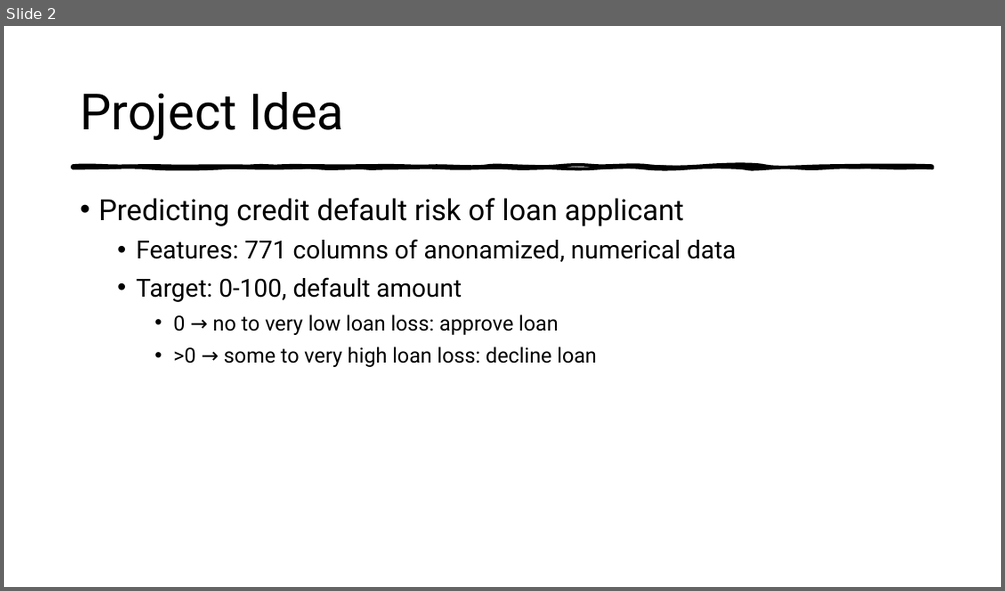
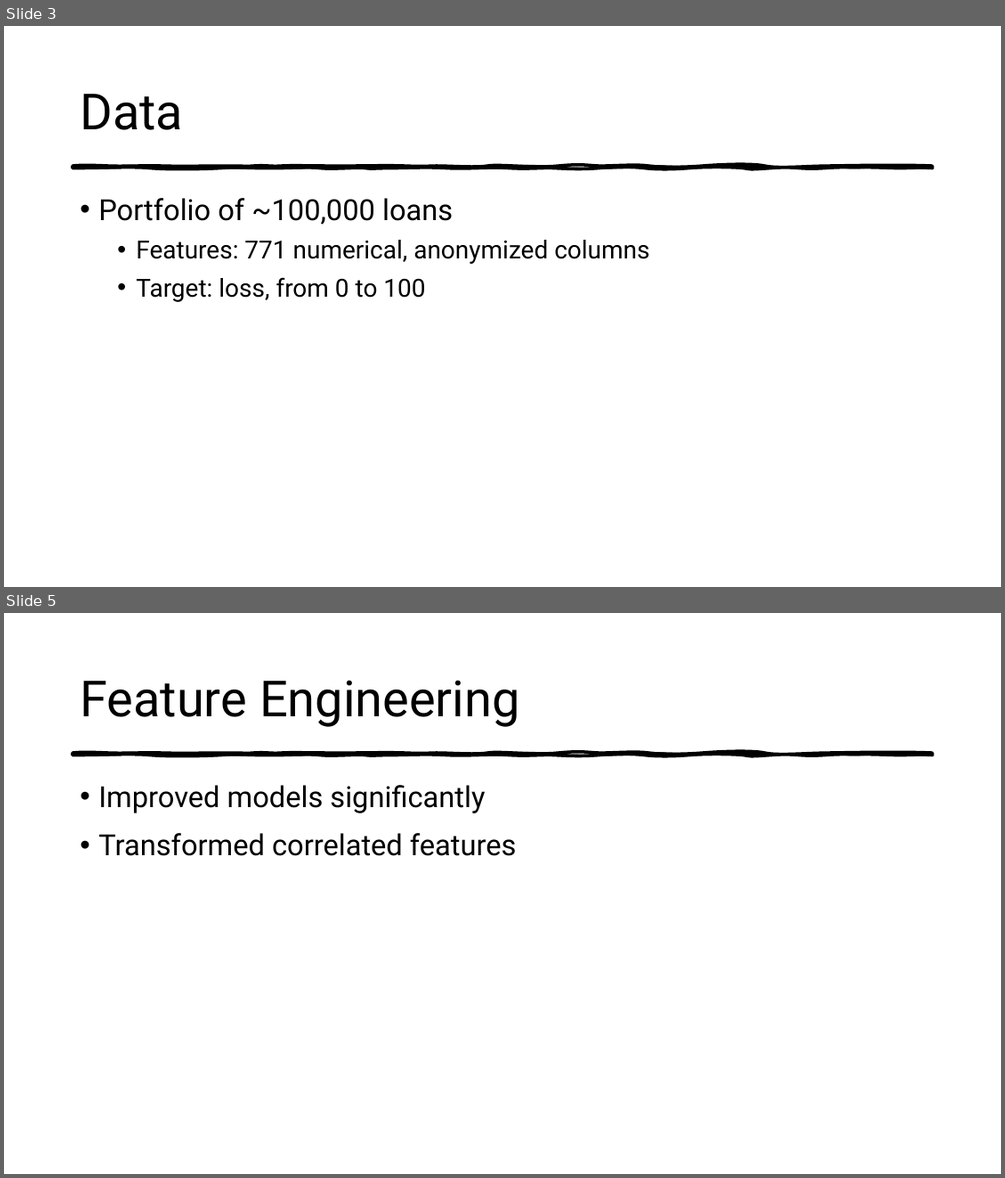
Before and after one commit to mdominguez2010/Loan-Loss, a slide deck: presentation/mvp .pptx. Shown one above the other, each under a label of ours: slide 2 before the commit, slides 3 and 5 after it; the slides between them are not shown. The pictures are 1005x591 and 1005x1178 pixels, drawn with LibreOffice and Linux fonts; fonts in the diff are those of the drawing. Boxes give left, top, right and bottom in pixels: in the first picture for what was removed or moved away, otherwise in the second. Text is boxed around its words. In the diff, an @@ line names an element or a change of style, - is before the commit and + after.

```diff
--- a/presentation/mvp .pptx
+++ b/presentation/mvp .pptx
@@ slide 5 added at bbox=[4, 613, 1001, 1174], background #FFFFFF; not listed: 1 template element that a slide beside it also shows @@
@@ title added at bbox=[80, 680, 520, 727], 48 pt, text #000000 @@
+Feature Engineering
@@ text added at bbox=[98, 785, 517, 856], 28 pt, text #000000 @@
+• Improved models significantly
+• Transformed correlated features
@@ what was slide 2 is now slide 3 @@
@@ slide 3 changed as well @@
@@ title at bbox=[80, 94, 183, 130]: text changed @@
-Project Idea
+Data
@@ text at bbox=[98, 198, 649, 302]: text changed @@
-• Predicting credit default risk of loan applicant
-  • Features: 771 columns of anonamized, numerical data
-  • Target: 0-100, default amount
-    • 0 → no to very low loan loss: approve loan
-    • >0 → some to very high loan loss: decline loan
+• Portfolio of ~100,000 loans
+  • Features: 771 numerical, anonymized columns
+  • Target: loss, from 0 to 100
```
Also in this commit, not shown: 2 other slides changed, 5 other slides added, 3 slides removed, 5 other files.
